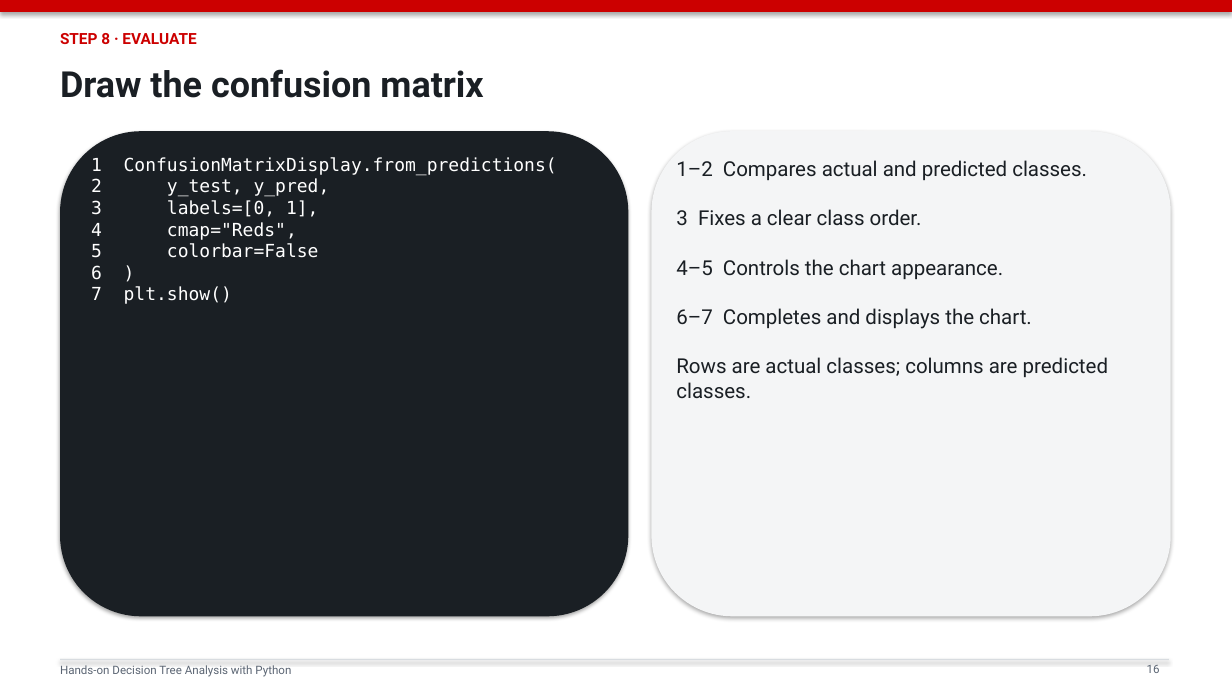
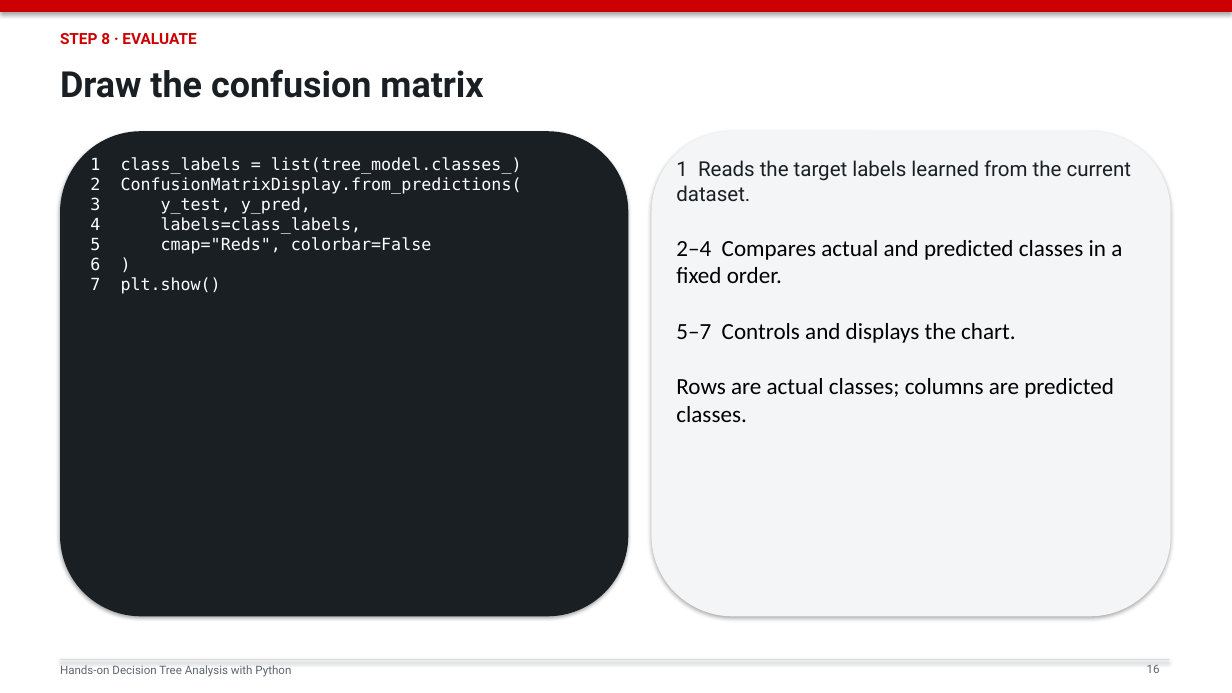
Before and after one commit to mojiahui777/ba_course, a slide deck: slide 16 of decision_tree_python_slides.pptx. Drawn at 1232x693 pixels with LibreOffice and Linux fonts; fonts in the diff are those of the drawing. Boxes give left, top, right and bottom in pixels: in the first picture for what was removed or moved away, otherwise in the second. Text is boxed around its words. In the diff, an @@ line names an element or a change of style, - is before the commit and + after.

Commit message:
Make decision tree workflow reusable

```diff
--- a/decision_tree_python_slides.pptx
+++ b/decision_tree_python_slides.pptx
@@ text at <box>90,157,522,294</box>: text changed; size 14 to 13 pt @@
-1 ConfusionMatrixDisplay.from_predictions(
-2 y_test, y_pred,
-3 labels=[0, 1],
-4 cmap="Reds",
-5 colorbar=False
-6 )
-7 plt.show()
+1 class_labels = list(tree_model.classes_)
+2 ConfusionMatrixDisplay.from_predictions(
+3 y_test, y_pred,
+4 labels=class_labels,
+5 cmap="Reds", colorbar=False
+6 )
+7 plt.show()
@@ text at <box>676,160,1132,422</box>: text changed; size 16 to 18 pt; font Roboto to Calibri; text colour #1A1F24 to #000000 @@
-1–2 Compares actual and predicted classes.
-3 Fixes a clear class order.
-4–5 Controls the chart appearance.
-6–7 Completes and displays the chart.
-Rows are actual classes; columns are predicted classes.
+1 Reads the target labels learned from the current dataset.
+2–4 Compares actual and predicted classes in a fixed order.
+5–7 Controls and displays the chart.
+Rows are actual classes; columns are predicted classes.
```
Also in this commit, not shown: 21 other slides changed, 1 other file.
